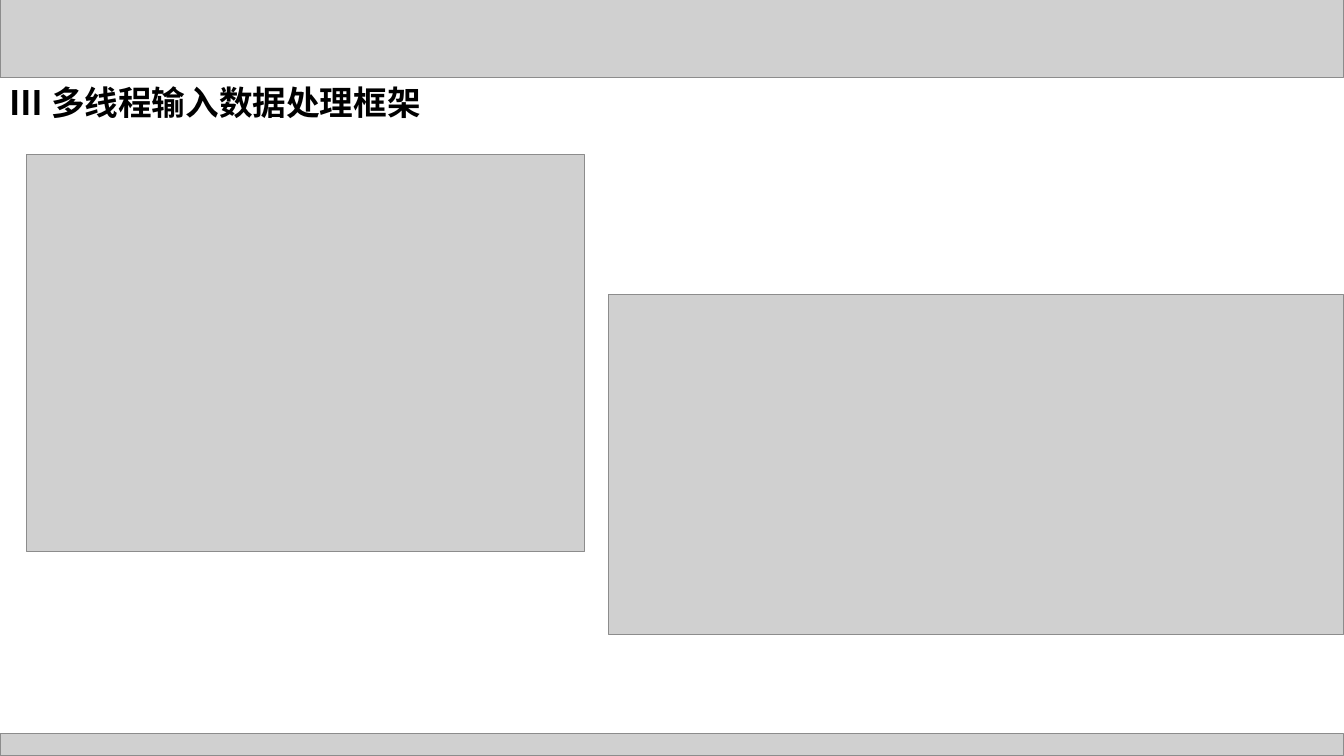
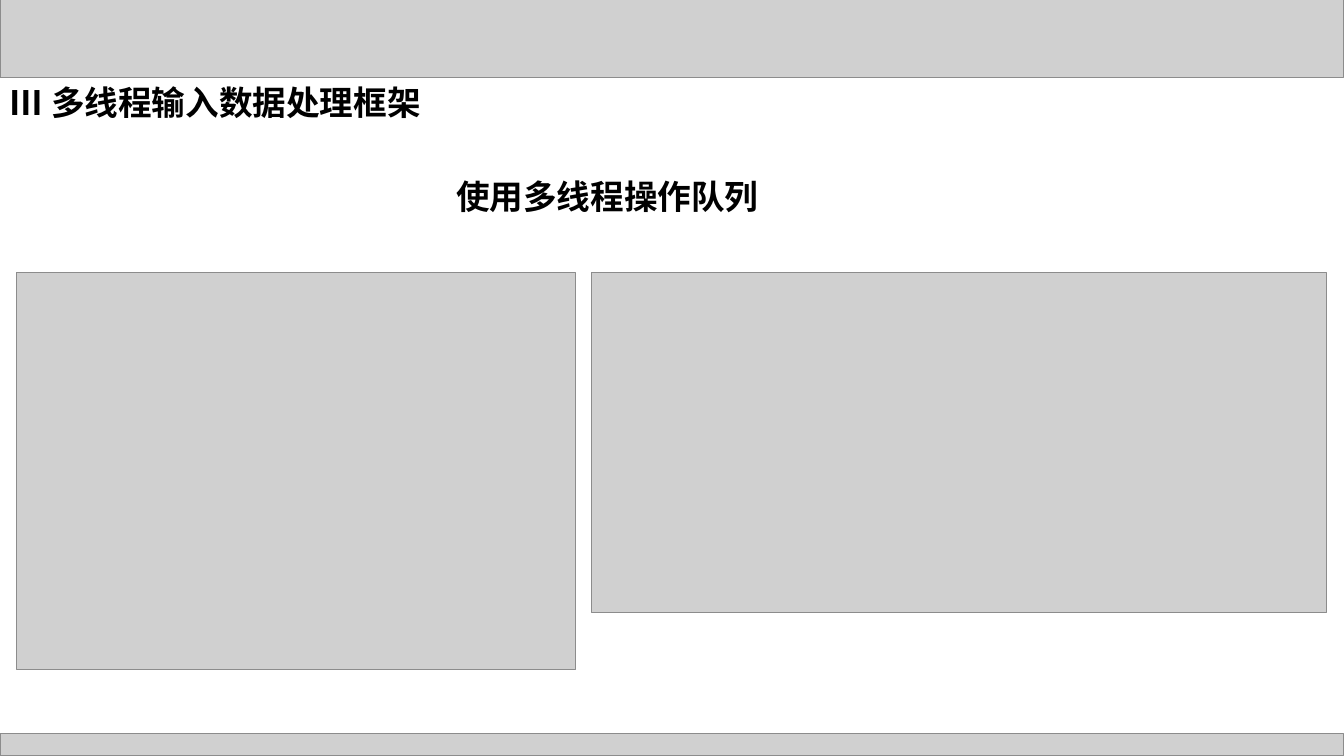
Before and after one commit to lhuangjs/tensotflow-in-action, a slide deck: slide 26 of supports/ppt/chapter7/chapter7.pptx (slide 25 before the commit). Drawn at 1344x756 pixels with LibreOffice and Linux fonts; fonts in the diff are those of the drawing; grey boxes stand for pictures. Boxes give left, top, right and bottom in pixels: in the first picture for what was removed or moved away, otherwise in the second. Text is boxed around its words. In the diff, an @@ line names an element or a change of style, - is before the commit and + after.

```diff
--- a/supports/ppt/chapter7/chapter7.pptx
+++ b/supports/ppt/chapter7/chapter7.pptx
@@ text added at (456, 180, 758, 212), 24 pt, text #000000, bold @@
+使用多线程操作队列
@@ picture: place and size @@
-picture at (26, 154, 585, 552)
+picture at (17, 273, 576, 670)
@@ picture: place and size @@
-picture at (609, 294, 1344, 634)
+picture at (592, 273, 1327, 613)
```
Also in this commit, not shown: 8 other slides changed, 4 slides added, 17 slides removed.
